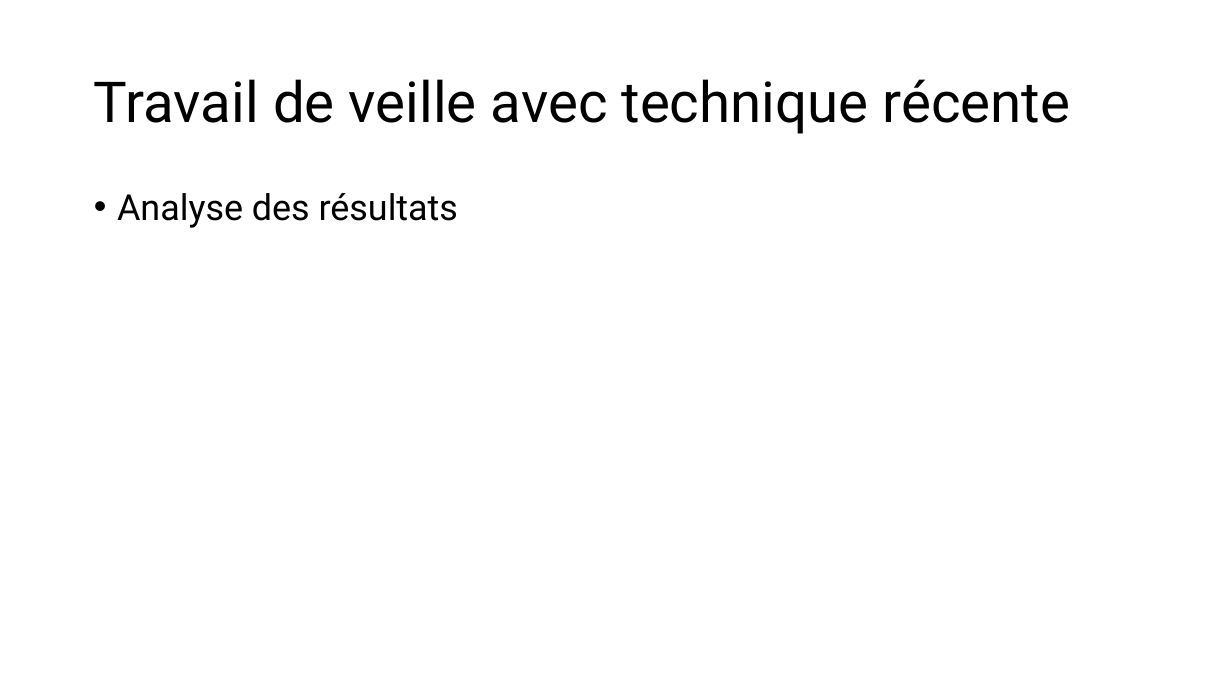
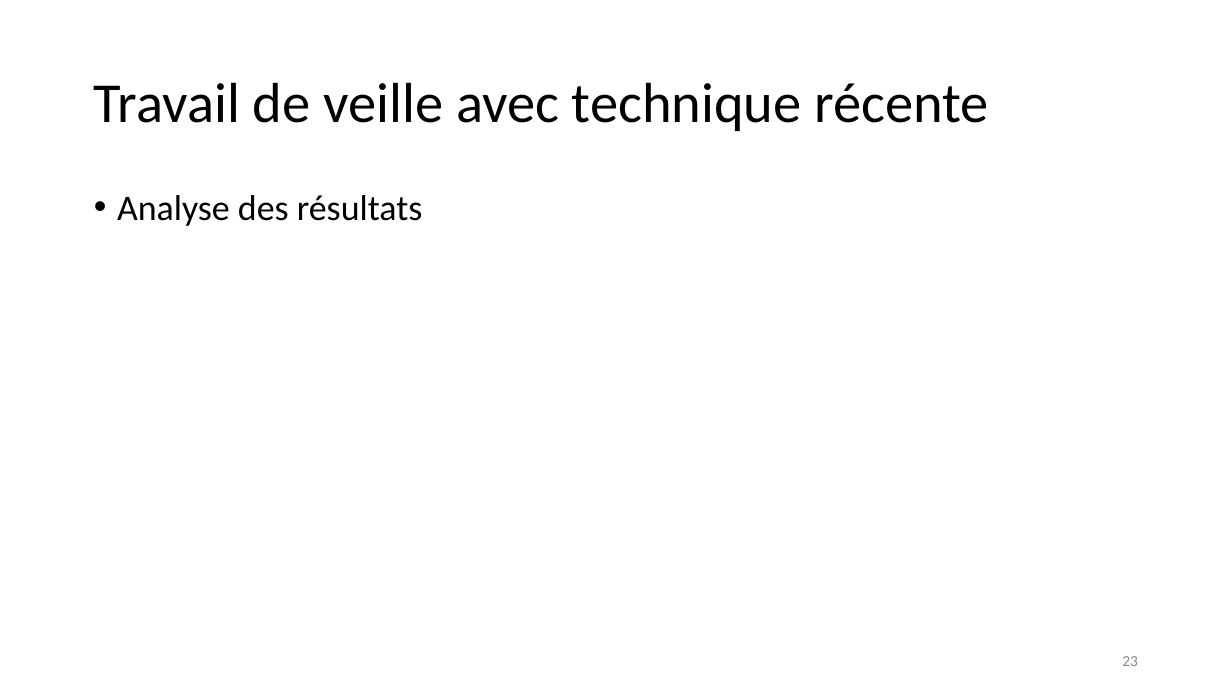
Before and after one commit to Hedredo/oc_projet_6, a slide deck: slide 23 of 5_presentation_072024.pptx (slide 20 before the commit). Drawn at 1232x693 pixels with LibreOffice and Linux fonts; fonts in the diff are those of the drawing. Boxes give left, top, right and bottom in pixels: in the first picture for what was removed or moved away, otherwise in the second. Text is boxed around its words. In the diff, an @@ line names an element or a change of style, - is before the commit and + after.

```diff
--- a/5_presentation_072024.pptx
+++ b/5_presentation_072024.pptx
@@ title "Travail de veille avec technique ..." at [94, 82, 988, 131]: font Roboto to Calibri @@
@@ text "Analyse des résultats" at [117, 195, 423, 226]: font Roboto to Calibri @@
@@ page number added at [1122, 656, 1138, 666], 12 pt, text #8C8C8C @@
+23
```
Also in this commit, not shown: 18 other slides changed, 6 slides added, 2 slides removed, 9 other files.
